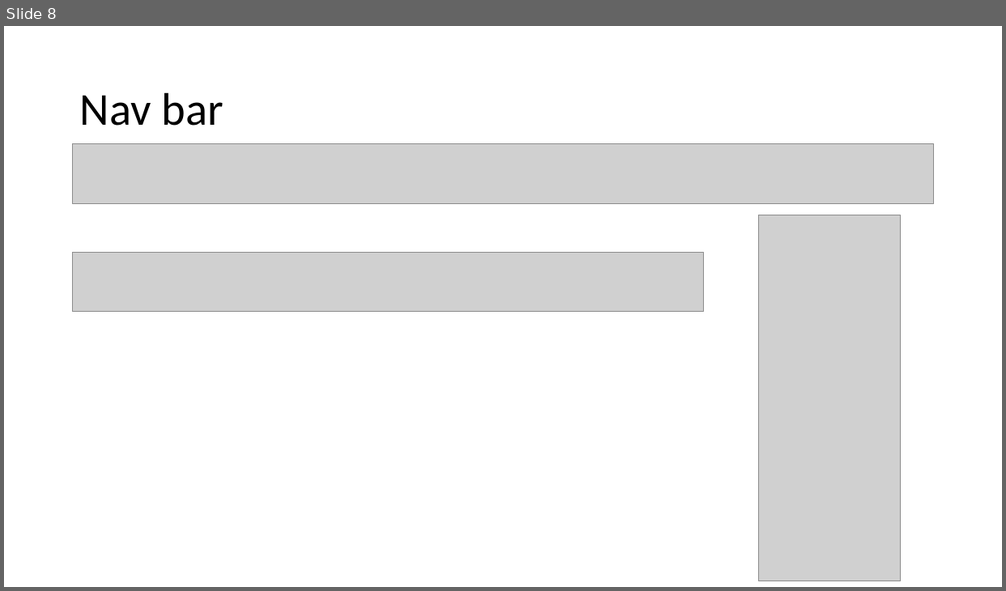
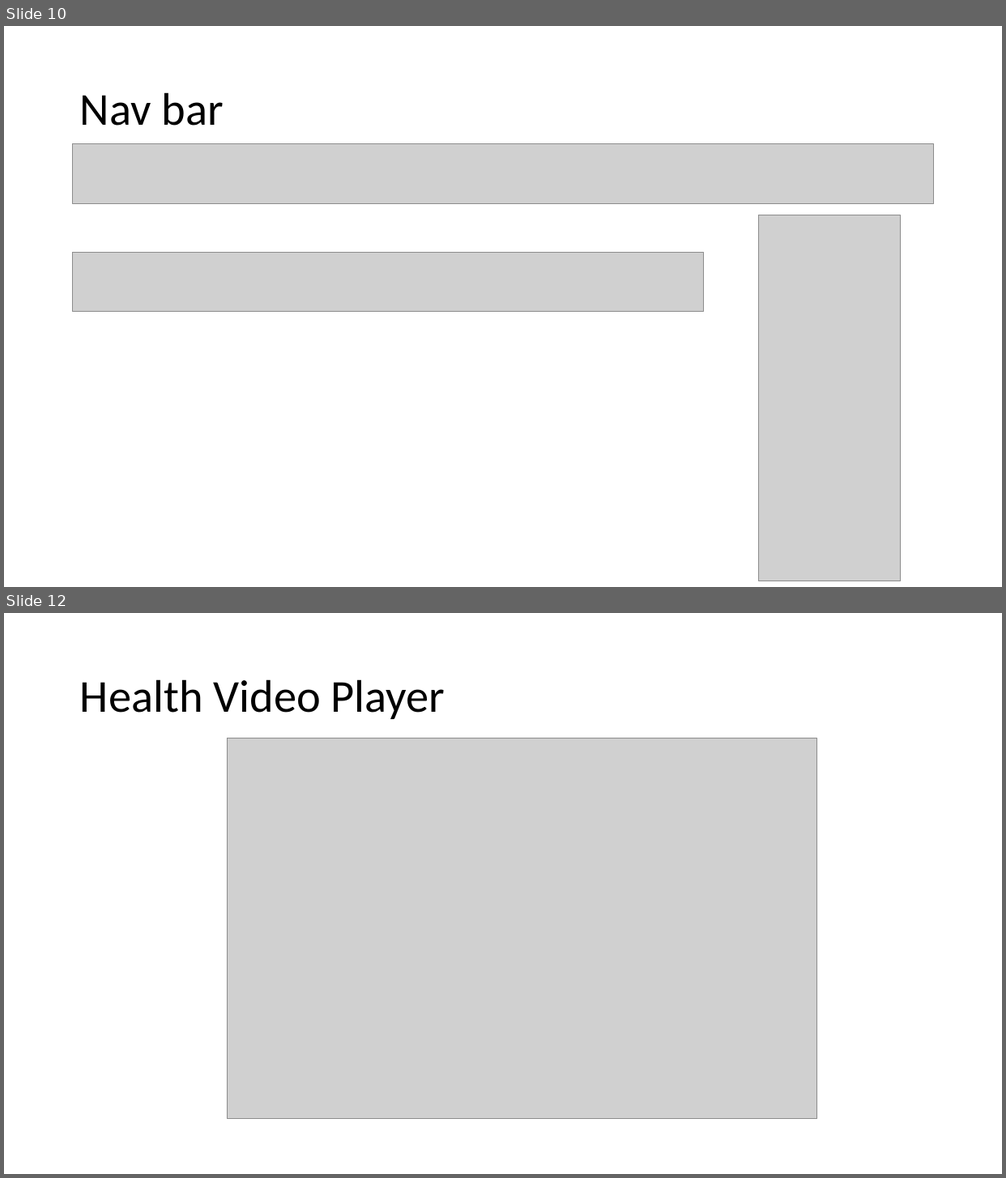
Before and after one commit to llkk87/frond-end-project, a slide deck: present-docs/project-presentation.pptx. Shown one above the other, each under a label of ours: slide 8 before the commit, slides 10 and 12 after it; the slides between them are not shown. The pictures are 1006x591 and 1006x1178 pixels, drawn with LibreOffice and Linux fonts; fonts in the diff are those of the drawing; grey boxes stand for pictures. Boxes give left, top, right and bottom in pixels: in the first picture for what was removed or moved away, otherwise in the second. Text is boxed around its words. In the diff, an @@ line names an element or a change of style, - is before the commit and + after.

```diff
--- a/present-docs/project-presentation.pptx
+++ b/present-docs/project-presentation.pptx
@@ slide 12 added at (4,613,1002,1174), background #FFFFFF @@
@@ title added at (80,679,445,719), 44 pt, text #000000 @@
+Health Video Player
@@ picture added at (227,738,816,1119) @@
@@ what was slide 8 is now slide 10 @@
```
Also in this commit, not shown: 5 slides changed, 6 other slides added, 1 slide removed, 1 other file.
